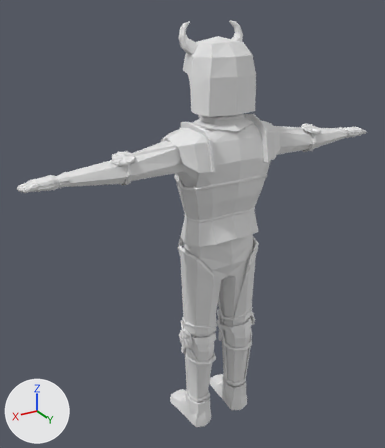
An edit to the Blender file low-poly-char/low-poly-character-section-5.blend, drawn before and after from the same camera.
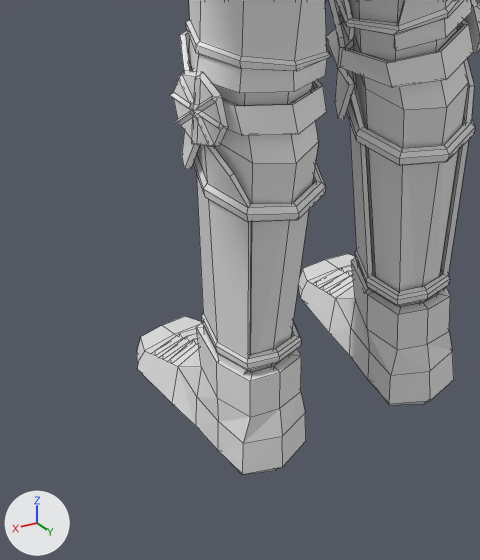
There are two pictures of each version: one whole from a camera (50 mm lens) standing at (1.26, 1.85, 2.041) and looking at (0.008, -0.237, 0.997), one close up on the part from 36% to 66% of the width and 70% to 100% of the height. The axes (+X, +Y, +Z) are drawn at lower left. The lights are the same throughout. The close-ups show mesh edges as thin lines.

Objects in the first close-up: 'Armor.knees', 'Armor.shins', 'Armor.thights', 'Human', 'Shoes.001'.
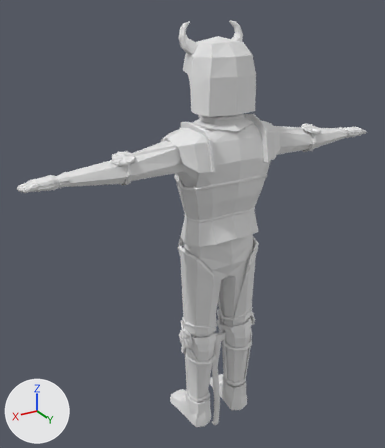
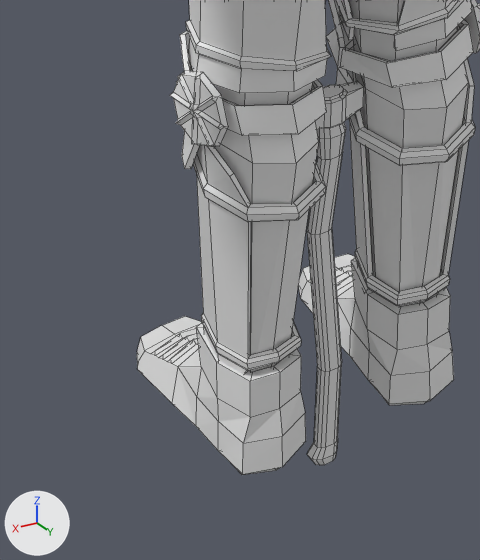
Scene script edits in JSON lines:
```json
{"op": "add", "block": "me_cylinder", "code": ["me_cylinder = bpy.data.meshes.new('Cylinder')", "me_cylinder.from_pydata(...)  # 166 vertices, 161 faces; spans x -0.038..0.133, y -0.016..0.016, z -0.09..0.487"]}
{"op": "add", "block": "ob_axe", "code": ["ob_axe = bpy.data.objects.new('Axe', me_cylinder)", "ob_axe.location = (0.0, 0.0, 0.0)"]}
```

Changed parts and their boxes [x1, y1, x2, y2] in the close-ups (480 x 560 px):
```json
{"object": "Axe", "change": "added", "after": [307, 81, 364, 465]}
```
